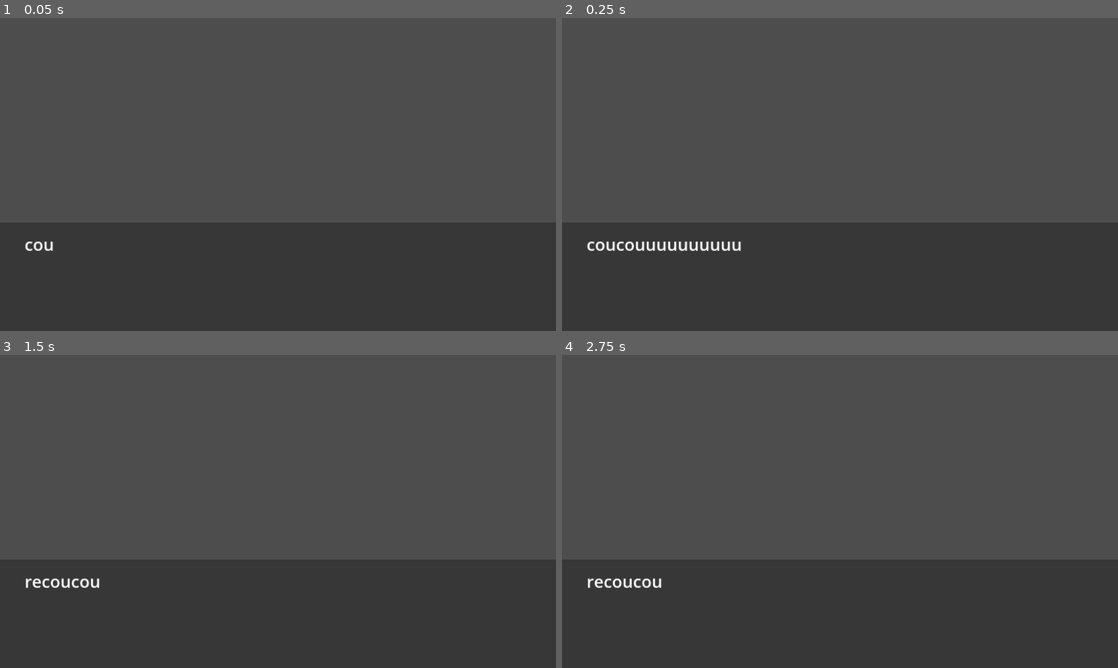
Above: before the commit, frames 1-4 (two rows, left to right).
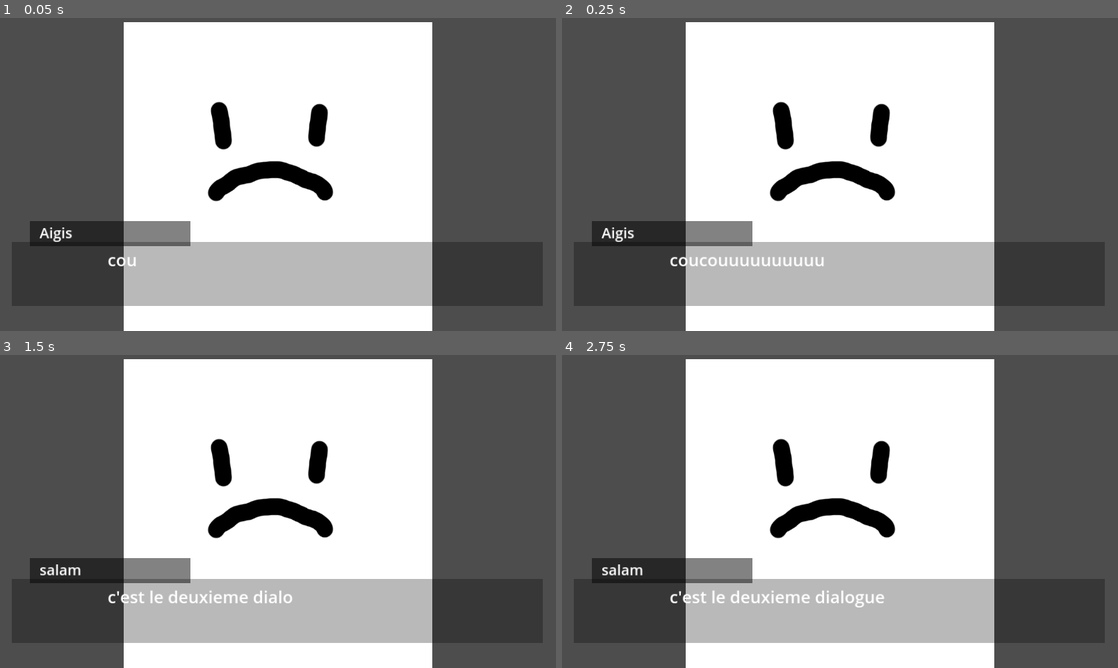
Above: after the commit, the same moments.

Repository: kaitomomotta/GodotDialogueEngine
Game: Godot game, scene res://scenes/dialogue_ui.tscn
The game is run twice, just before and just after one commit, with the same random seed, the same clock (stepped at 60 frames per second) and the same inputs. The engine's default icon, where the game draws it, is replaced by a stand-in: a white triangle on a blue panel in a dark square.
Inputs:
- Up to frame 1 (0.05 s): no input
- Up to frame 2 (0.25 s): no input
- Up to frame 3 (1.5 s): tap Enter (ui_accept) at 0.5, 0.6, 0.77, 1.07, 1.35 s
- Up to frame 4 (2.75 s): tap Enter (ui_accept) at 1.52, 1.82, 2, 2.1 s

The runs differ from the first frame. In frame 1, 55% of the frame differs, in the area x 4-78%, y 1-100%; in frame 2, 55%; in frame 3, 55%; in frame 4, 55%.

Commit message:
multiple nodes handling

Diff:
--- a/project.godot
+++ b/project.godot
@@ -18,4 +18,4 @@
 [display]
 
 window/stretch/mode="canvas_items"
-window/stretch/aspect="ignore"
+window/stretch/aspect="keep_width"
--- a/scenes/dialogue_ui.tscn
+++ b/scenes/dialogue_ui.tscn
@@ -1,7 +1,10 @@
-[gd_scene load_steps=3 format=3 uid="uid://c3hubf4f08kio"]
+[gd_scene load_steps=6 format=3 uid="uid://c3hubf4f08kio"]
 
 [ext_resource type="Script" path="res://scripts/dialogue_ui.gd" id="1_7svvp"]
 [ext_resource type="Script" path="res://scripts/dialogue_node.gd" id="1_d3gm8"]
+[ext_resource type="Texture2D" uid="uid://chdrlobpych6f" path="res://sprites/sad.png" id="3_1sqnp"]
+[ext_resource type="Texture2D" uid="uid://bbgo1yviu4gnh" path="res://icon.svg" id="3_htknp"]
+[ext_resource type="Texture2D" uid="uid://b8x4m4j14k8th" path="res://sprites/smile.png" id="4_fbmgl"]
 
 [node name="DialogueUI" type="CanvasLayer"]
 script = ExtResource("1_7svvp")
@@ -11,7 +14,28 @@
 
 [node name="DialogueNode" type="Node" parent="DialogueManager"]
 script = ExtResource("1_d3gm8")
-_content = Array[String](["coucouuuuuuuuuuuuuuuuuuuuuuuuuuuuuuuuuuuuuuuuuuuuuuuuuuuuuuuuuuuu", "recoucou"])
+_content = Array[String](["coucouuuuuuuuuuuuuuuuuuuuuuuuuuuuuuuuuuu", "recoucou"])
+_sprites = Array[Texture2D]([ExtResource("3_1sqnp"), ExtResource("4_fbmgl")])
+_speaker = "Aigis"
+
+[node name="DialogueNode2" type="Node" parent="DialogueManager"]
+script = ExtResource("1_d3gm8")
+_content = Array[String](["c'est le deuxieme dialogue"])
+_sprites = Array[Texture2D]([ExtResource("3_1sqnp")])
+_speaker = "salam"
+
+[node name="TextureRect" type="TextureRect" parent="."]
+anchors_preset = 7
+anchor_left = 0.5
+anchor_top = 1.0
+anchor_right = 0.5
+anchor_bottom = 1.0
+offset_left = -64.0
+offset_top = -128.0
+offset_right = 64.0
+grow_horizontal = 2
+grow_vertical = 0
+texture = ExtResource("3_htknp")
 
 [node name="TextWindow" type="Control" parent="."]
 layout_mode = 3
@@ -33,14 +57,29 @@
 anchor_top = 1.0
 anchor_right = 0.5
 anchor_bottom = 1.0
-offset_left = -624.0
-offset_top = -225.0
-offset_right = 624.0
+offset_left = -551.0
+offset_top = -185.0
+offset_right = 548.0
+offset_bottom = -52.0
 grow_horizontal = 2
 grow_vertical = 0
 size_flags_vertical = 8
 color = Color(0, 0, 0, 0.27451)
-metadata/_edit_use_anchors_ = true
+
+[node name="SpeakerBG" type="ColorRect" parent="TextWindow"]
+layout_mode = 1
+anchors_preset = 7
+anchor_left = 0.5
+anchor_top = 1.0
+anchor_right = 0.5
+anchor_bottom = 1.0
+offset_left = -514.0
+offset_top = -227.0
+offset_right = -181.0
+offset_bottom = -175.0
+grow_horizontal = 2
+grow_vertical = 0
+color = Color(0, 0, 0, 0.490196)
 
 [node name="RichTextLabel" type="RichTextLabel" parent="TextWindow"]
 layout_mode = 1
@@ -49,10 +88,28 @@
 anchor_top = 1.0
 anchor_right = 0.5
 anchor_bottom = 1.0
-offset_left = -525.0
-offset_top = -204.0
-offset_right = 525.0
+offset_left = -353.0
+offset_top = -172.0
+offset_right = 359.0
+offset_bottom = -53.0
 grow_horizontal = 2
 grow_vertical = 0
 theme_override_font_sizes/normal_font_size = 35
-text = "insert placeholder text here :)))"
+text = "Same with me...
+Were we kidnapped by the same people ?"
+
+[node name="SpeakerLabel" type="RichTextLabel" parent="TextWindow"]
+layout_mode = 1
+anchors_preset = 7
+anchor_left = 0.5
+anchor_top = 1.0
+anchor_right = 0.5
+anchor_bottom = 1.0
+offset_left = -494.0
+offset_top = -225.0
+offset_right = -206.0
+offset_bottom = -181.0
+grow_horizontal = 2
+grow_vertical = 0
+theme_override_font_sizes/normal_font_size = 30
+text = "Maki Harukawa"
--- a/scripts/dialogue_node.gd
+++ b/scripts/dialogue_node.gd
@@ -3,17 +3,21 @@
 class_name DialogueNode
 
 @export var _content : Array[String]
+@export var _sprites : Array[Texture2D]
 var _index := 0
 @export var _speaker : String
 
 var _active_content : String
+var _active_texture : Texture2D
 
 func _ready():
 	_active_content = _content[0]
+	_active_texture = _sprites[0]
 
 func next_text() -> int:
 	_index += 1
 	if _index >= len(_content):
 		return -1
 	_active_content = _content[_index]
+	_active_texture = _sprites[_index]
 	return 0
--- a/scripts/dialogue_ui.gd
+++ b/scripts/dialogue_ui.gd
@@ -5,10 +5,29 @@
 var _active_node_index := 0
 
 @onready var _text_window = $TextWindow/RichTextLabel
+@onready var _sprite_window = $TextureRect
+@onready var _speaker_window = $TextWindow/SpeakerLabel
 
 @export var _text_speed : float = 0.2
 var _cooldown_text : float = 0.0
 var _inner_index : int = 1
+
+func finish():
+	print("fini")
+
+func next():
+	if _active_node.next_text() != 0:
+		# go to next node
+		_active_node_index += 1
+		if _active_node_index >= len(_nodes):
+			finish()
+			return
+		_active_node = _nodes[_active_node_index]
+	_text_window.text = _active_node._active_content
+	_text_window.set_visible_characters(0)
+	_inner_index = 0
+	_sprite_window.texture = _active_node._active_texture
+	_speaker_window.text = _active_node._speaker
 
 # Called when the node enters the scene tree for the first time.
 func _ready():
@@ -19,6 +38,8 @@
 		_active_node = _nodes[0]
 	_text_window.text = _active_node._active_content
 	_text_window.set_visible_characters(0)
+	_sprite_window.texture = _active_node._active_texture
+	_speaker_window.text = _active_node._speaker
 
 # Called every frame. 'delta' is the elapsed time since the previous frame.
 func _process(delta):
@@ -37,7 +58,4 @@
 
 	# text is fully printed
 	if Input.is_action_just_pressed("ui_accept"):
-		if _active_node.next_text() == 0:
-			_text_window.text = _active_node._active_content
-			_text_window.set_visible_characters(0)
-			_inner_index = 0
+		next()
Binary file added: sprites/sad.png
Not shown, added: sprites/sad.png.import
Binary file added: sprites/smile.png
Not shown, added: sprites/smile.png.import
